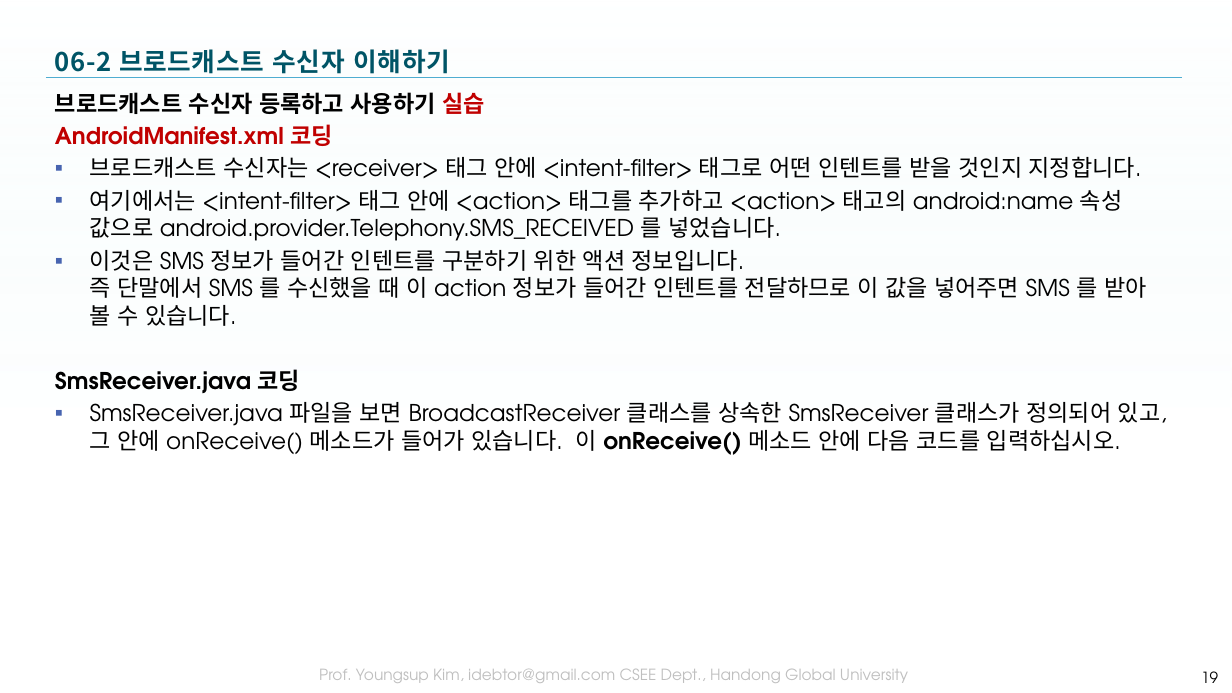
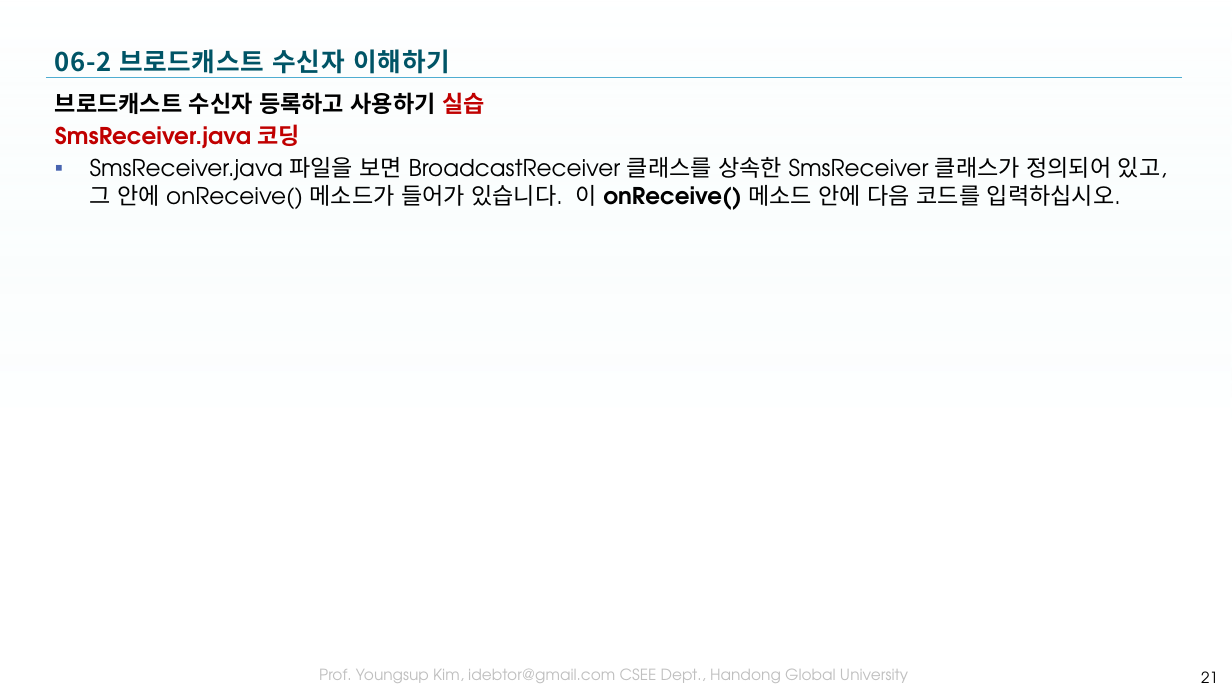
Before and after one commit to tae7841/HuStarAS, a slide deck: slide 21 of ppts/06Service.pptx (slide 19 before the commit). Drawn at 1232x693 pixels with LibreOffice and Linux fonts; fonts in the diff are those of the drawing; background and template pictures are left out. Boxes give left, top, right and bottom in pixels: in the first picture for what was removed or moved away, otherwise in the second. Text is boxed around its words. In the diff, an @@ line names an element or a change of style, - is before the commit and + after.

```diff
--- a/ppts/06Service.pptx
+++ b/ppts/06Service.pptx
@@ text at <box>55,124,1147,326</box>: paragraphs removed @@
-AndroidManifest.xml 코딩
-▪ 브로드캐스트 수신자는 <receiver> 태그 안에 <intent-filter> 태그로 어떤 인텐트를 받을 것인지 지정합니다.
-▪ 여기에서는 <intent-filter> 태그 안에 <action> 태그를 추가하고 <action> 태고의 android:name 속성 값으로 android.provider.Telephony.SMS_RECEIVED 를 넣었습니다.
-▪ 이것은 SMS 정보가 들어간 인텐트를 구분하기 위한 액션 정보입니다.
-  즉 단말에서 SMS 를 수신했을 때 이 action 정보가 들어간 인텐트를 전달하므로 이 값을 넣어주면 SMS 를 받아 볼 수 있습니다.
@@ text at <box>55,124,301,148</box>: text colour #000000 to #C00000 in "SmsReceiver.java 코딩" @@
@@ page number at <box>1201,671,1218,683</box>: text changed @@
-19
+21
```
Also in this commit, not shown: 15 other slides changed, 2 slides added.
